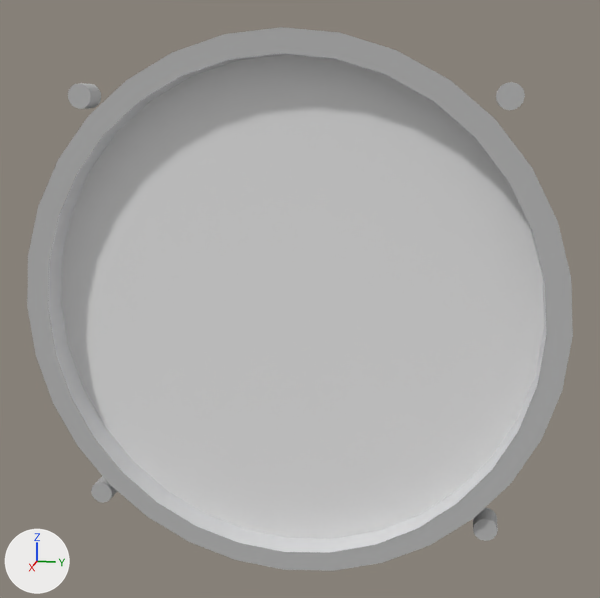
The Blender file dev/tach.blend, before and after one commit.
Both versions are drawn from a 50 mm camera at (-0.0519, -0.1649, -0.4281) aimed at (-0.1693, -0.1884, -0.4575). Every picture has the same lights, and +X, +Y and +Z are marked at lower left.

The first picture shows 'bezelinside', 'bezeloutside', 'glass'.
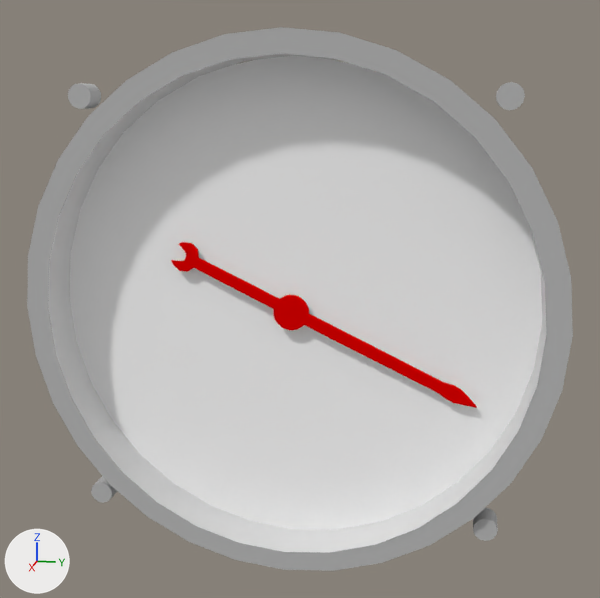
Where the change shows, as pixel boxes (x1, y1, x2, y2) in the pictures (600 x 598 px):
'glass', hidden
    before: (61, 55, 544, 539)
'Face', unchanged, uncovered by the edit
    after: (70, 56, 542, 530)
'Needle1', unchanged, uncovered by the edit
    after: (171, 242, 477, 408)

The edits, one by one:
Object 'glass' (ob_glass) is now hidden.
